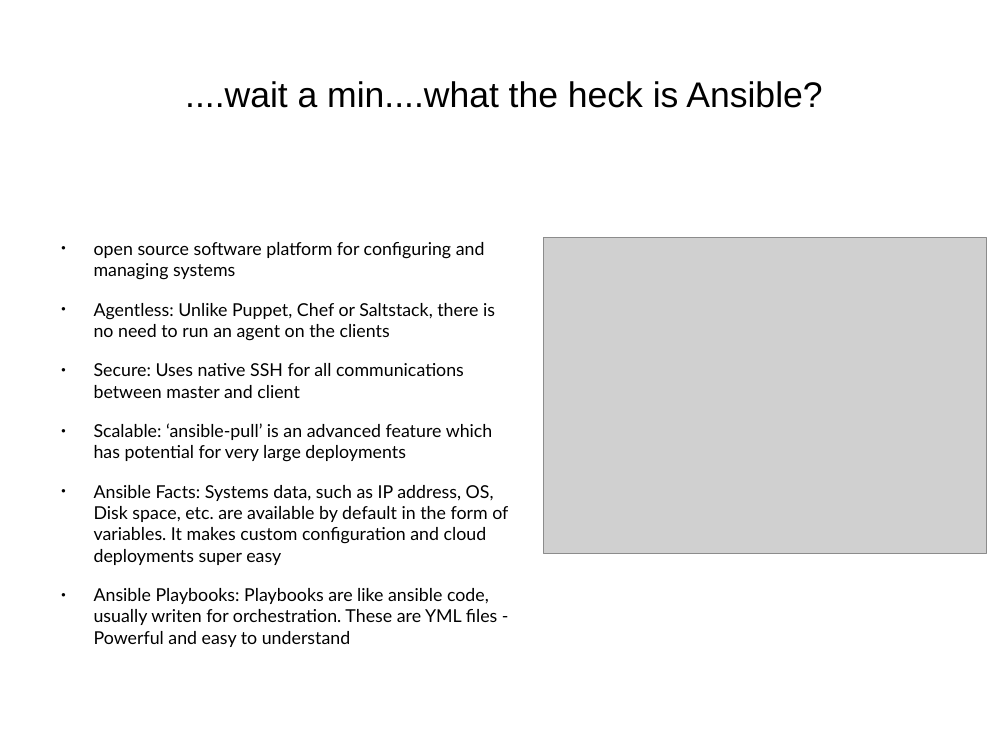
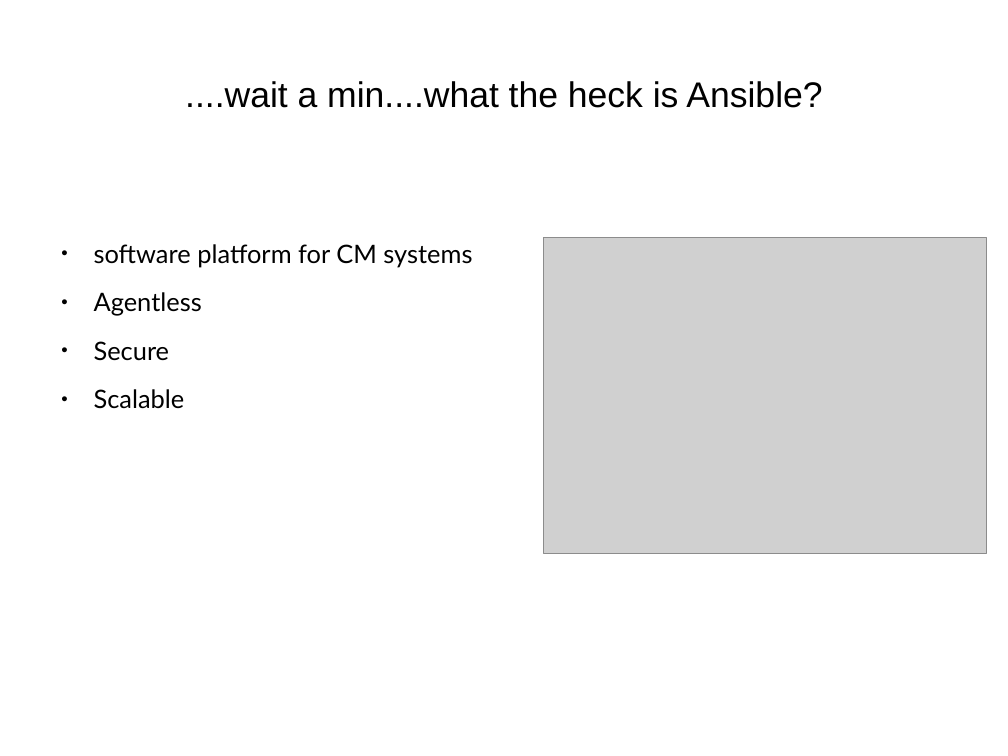
Before and after one commit to hellodk/ansible-meetup-bangalore, a slide deck: slide 3 of Contributing _to_Ansible.odp. Drawn at 1008x756 pixels with LibreOffice and Linux fonts; fonts in the diff are those of the drawing; grey boxes stand for pictures. Boxes give left, top, right and bottom in pixels: in the first picture for what was removed or moved away, otherwise in the second. Text is boxed around its words. In the diff, an @@ line names an element or a change of style, - is before the commit and + after.

```diff
--- a/Contributing _to_Ansible.odp
+++ b/Contributing _to_Ansible.odp
@@ text at (94, 244, 472, 409): text changed; size 14 to 20 pt @@
-● open source software platform for configuring and managing systems
-● Agentless: Unlike Puppet, Chef or Saltstack, there is no need to run an agent on the clients
-● Secure: Uses native SSH for all communications between master and client
-● Scalable: ‘ansible-pull’ is an advanced feature which has potential for very large deployments
-● Ansible Facts: Systems data, such as IP address, OS, Disk space, etc. are available by default in the form of variables. It makes custom configuration and cloud deployments super easy
-● Ansible Playbooks: Playbooks are like ansible code, usually writen for orchestration. These are YML files - Powerful and easy to understand
+● software platform for CM systems
+● Agentless
+● Secure
+● Scalable
```
Also in this commit, not shown: 4 other slides changed, 2 slides added, 1 other file.
